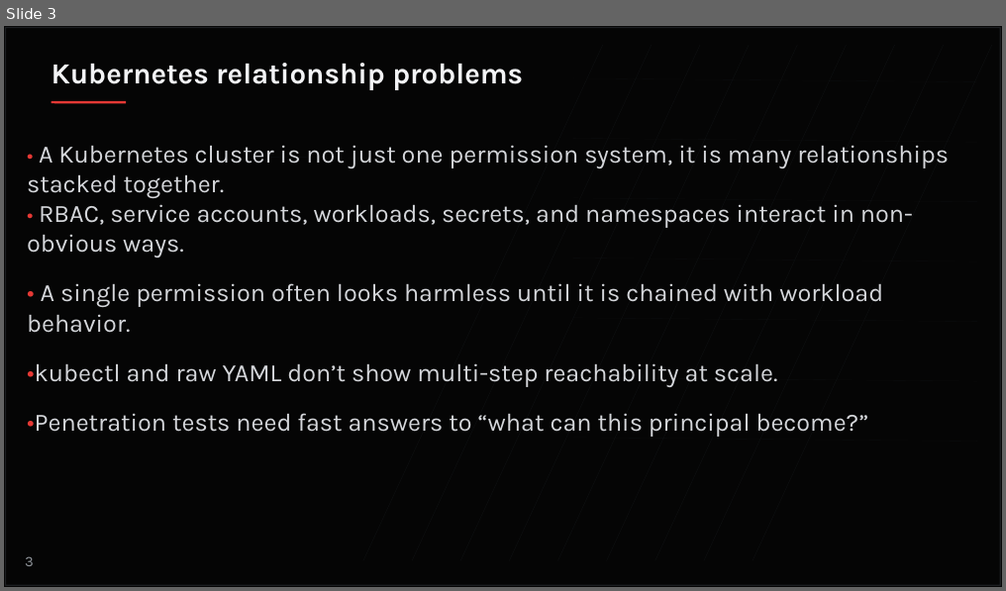
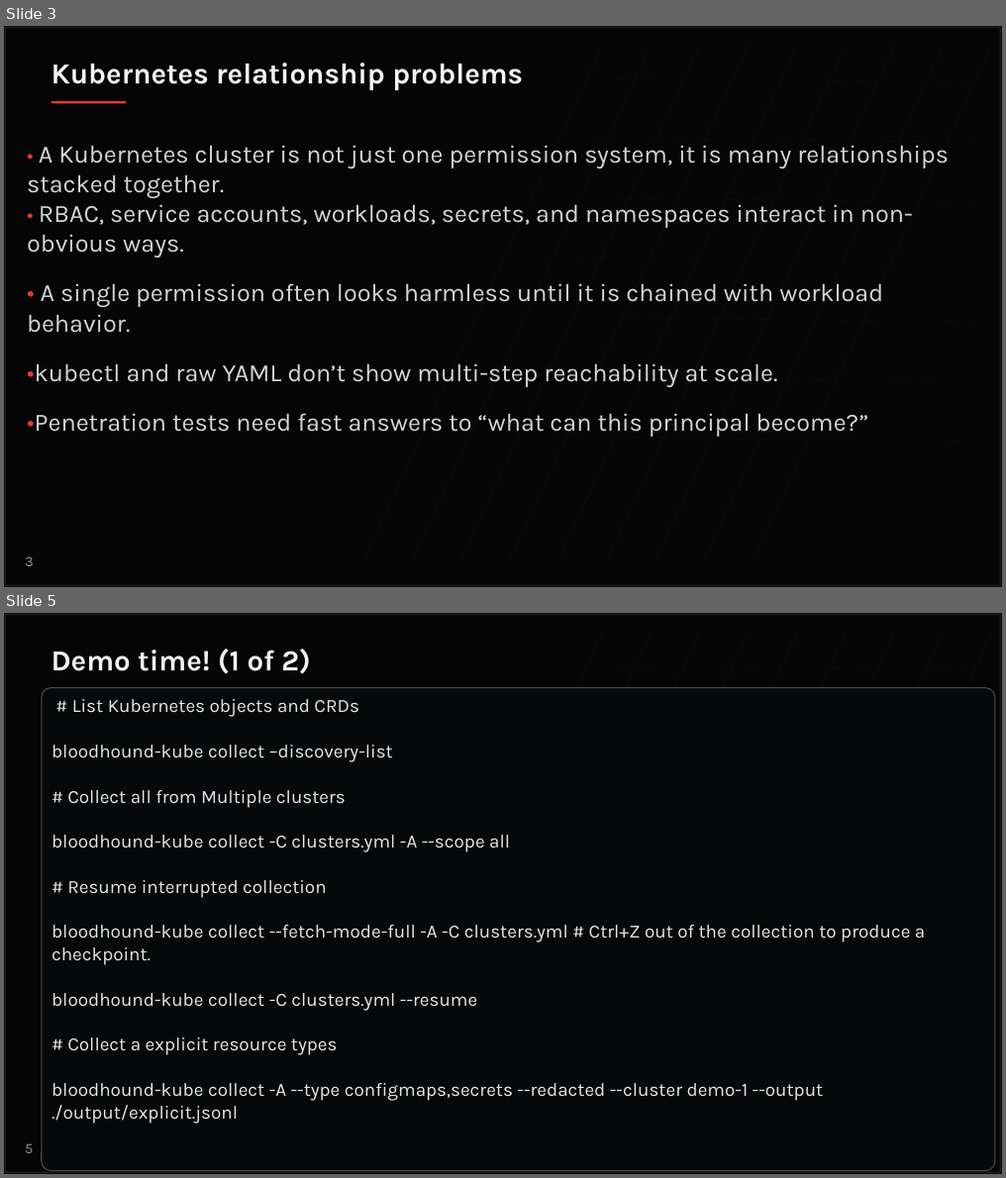
Before and after one commit to HackinAhab/talks, a slide deck: wwhf26/Bloodhound-Kube-v1.pptx. Shown one above the other, each under a label of ours: slide 3 before the commit, slides 3 and 5 after it; the slides between them are not shown. The pictures are 1006x591 and 1006x1178 pixels, drawn with LibreOffice and Linux fonts; fonts in the diff are those of the drawing. Boxes give left, top, right and bottom in pixels: in the first picture for what was removed or moved away, otherwise in the second. Text is boxed around its words. In the diff, an @@ line names an element or a change of style, - is before the commit and + after.

Commit message:
Update PPTX, and demo scripts/config

```diff
--- a/wwhf26/Bloodhound-Kube-v1.pptx
+++ b/wwhf26/Bloodhound-Kube-v1.pptx
@@ slide 5 added at box(4, 613, 1002, 1174), background #050505 @@
@@ rectangle added at box(6, 615, 1000, 1173), outline #1E2024 1.2 pt @@
@@ line added from (603, 632) to (363, 1149), #22262A 0.5 pt @@
@@ line added from (651, 632) to (412, 1149), #22262A 0.5 pt @@
@@ line added from (700, 632) to (460, 1149), #22262A 0.5 pt @@
@@ line added from (748, 632) to (509, 1149), #22262A 0.5 pt @@
@@ line added from (798, 632) to (558, 1149), #22262A 0.5 pt @@
@@ line added from (846, 632) to (607, 1149), #22262A 0.5 pt @@
@@ line added from (895, 632) to (655, 1149), #22262A 0.5 pt @@
@@ line added from (944, 632) to (704, 1149), #22262A 0.5 pt @@
@@ line added from (992, 632) to (752, 1149), #22262A 0.5 pt @@
@@ text added at box(52, 649, 310, 674), 28 pt, text #F2F3F5, bold @@
+Demo time! (1 of 2)
@@ line added from (573, 665) to (977, 669), #22262A 0.35 pt @@
@@ rounded rectangle added at box(42, 688, 995, 1171), fill #070809, outline #555A60 1 pt, 18 pt, text #E7E7E7 @@
+# List Kubernetes objects and CRDs
+bloodhound-kube collect –discovery-list
+# Collect all from Multiple clusters
+bloodhound-kube collect -C clusters.yml -A --scope all
+# Resume interrupted collection
+bloodhound-kube collect --fetch-mode-full -A -C clusters.yml # Ctrl+Z out of the collection to produce a checkpoint.
+bloodhound-kube collect -C clusters.yml --resume
+# Collect a explicit resource types
+bloodhound-kube collect -A --type configmaps,secrets --redacted --cluster demo-1 --output ./output/explicit.jsonl
@@ text added at box(25, 1145, 33, 1154), 14 pt, text #8F949A @@
+5
```
Also in this commit, not shown: 6 slides changed, 1 other slide added, 1 slide removed, 3 other files.
